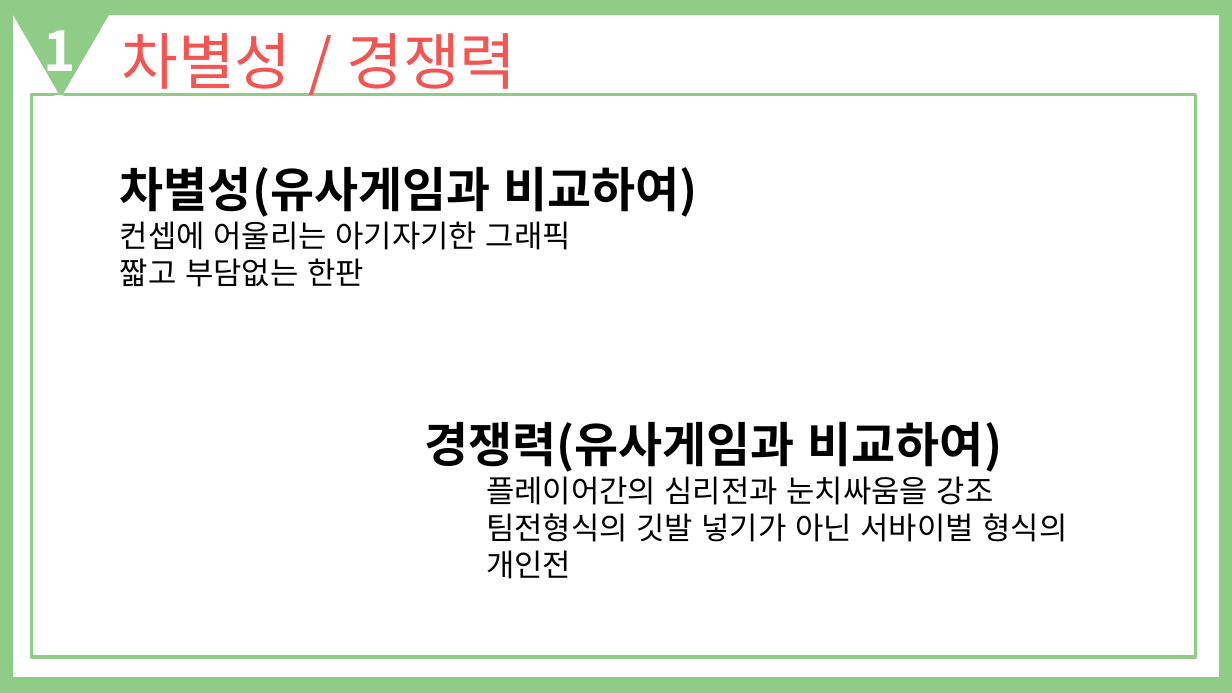
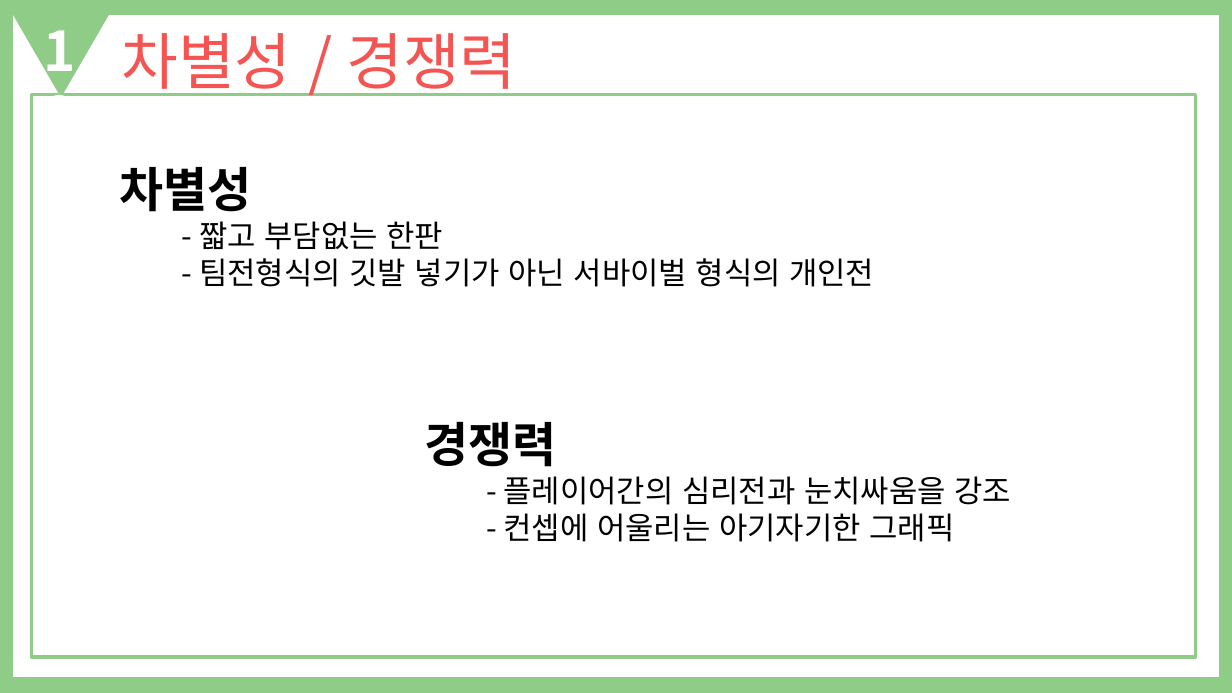
Before and after one commit to Celesta129/TeamProject, a slide deck: slide 13 of Documents/King of Playground 기획 발표자료.pptx (slide 12 before the commit). Drawn at 1232x693 pixels with LibreOffice and Linux fonts; fonts in the diff are those of the drawing. Boxes give left, top, right and bottom in pixels: in the first picture for what was removed or moved away, otherwise in the second. Text is boxed around its words. In the diff, an @@ line names an element or a change of style, - is before the commit and + after.

```diff
--- a/Documents/King of Playground 기획 발표자료.pptx
+++ b/Documents/King of Playground 기획 발표자료.pptx
@@ text at [120,167,874,287]: text changed @@
-차별성(유사게임과 비교하여)
-컨셉에 어울리는 아기자기한 그래픽
-짧고 부담없는 한판
+차별성
+  - 짧고 부담없는 한판
+  - 팀전형식의 깃발 넣기가 아닌 서바이벌 형식의 개인전
@@ text at [424,422,1012,542]: text changed @@
-경쟁력(유사게임과 비교하여)
-  플레이어간의 심리전과 눈치싸움을 강조
-  팀전형식의 깃발 넣기가 아닌 서바이벌 형식의 개인전
+경쟁력
+  - 플레이어간의 심리전과 눈치싸움을 강조
+  - 컨셉에 어울리는 아기자기한 그래픽
```
Also in this commit, not shown: 8 other slides changed, 2 slides added, 2 other files.
